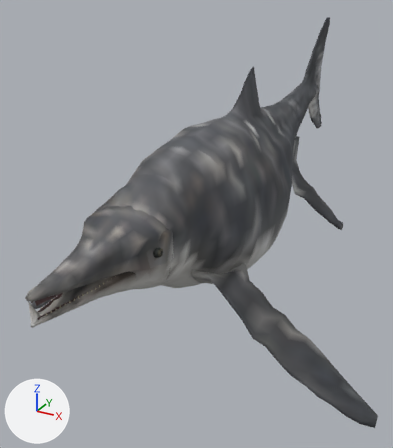
Renders of the glTF model public/assets/triassic/creatures/shonisaurus.lod1.glb from each side of a commit.
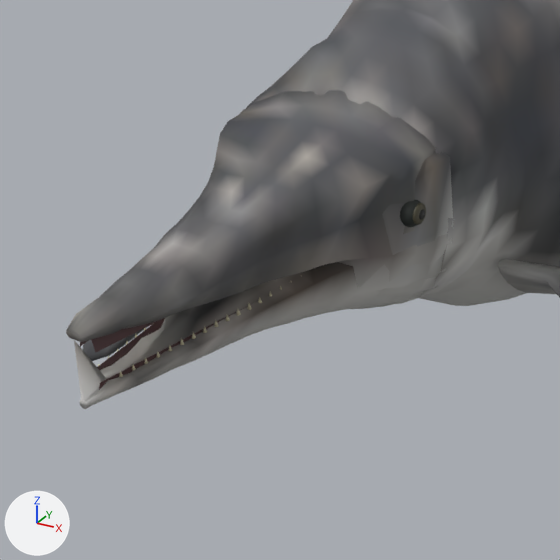
Old and new are each drawn whole from a 50 mm lens placed at (2.26, -4.99, 1.86), pointed at (-0.28, -0.37, -0.45) and again close up on the part from 0% to 55% of the width and 38% to 86% of the height. Lighting does not change. The marker at lower left points along +X, +Y and +Z. The first two pictures are the older version. Vertices at exactly the same position are counted once.

Names of what the first close-up shows: 'Oral floor', 'Oral palate', 'Puppet lower rostrum', 'Puppet measured trunk', 'Puppet pectoral L', 'Puppet upper rostrum' and 5 more.
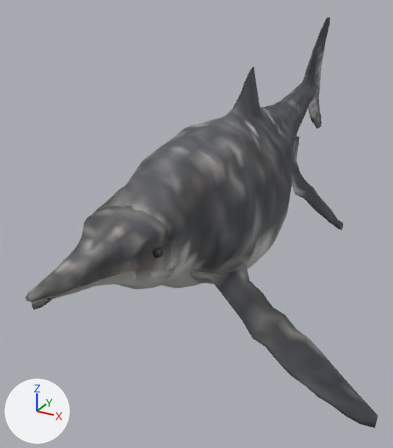
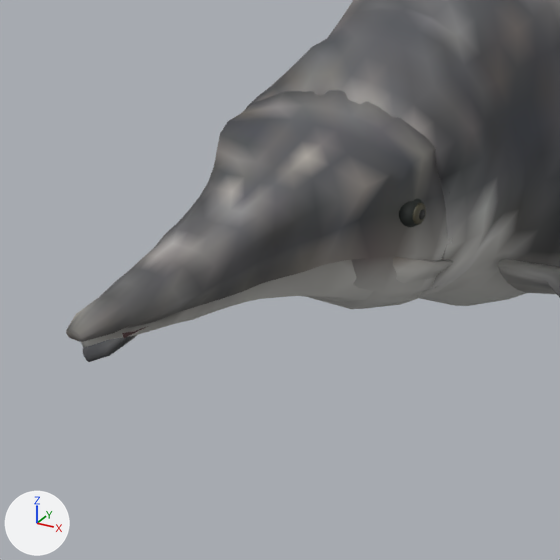
Pixel boxes [x1, y1, x2, y2] of what changed, in the close-ups (560 x 560 px; the box of a moved part takes in the faces that stretch with it):
'Puppet lower rostrum', reshaped: before [74, 91, 453, 409]; after [81, 257, 453, 347]
'Oral floor', reshaped (not visible afterwards): before [97, 307, 246, 390]
'Oral palate', reshaped (mostly hidden afterwards): before [80, 318, 164, 353]; after [122, 326, 148, 338]
part 3 of me_puppet_lower_rostrum, moved or reshaped: before [74, 263, 446, 409]; after [81, 261, 446, 347]
part 4 of me_puppet_lower_rostrum, recoloured: before [74, 109, 453, 408]; after [82, 260, 453, 347]

Patch to the scene script:
```diff
--- a/public/assets/triassic/creatures/shonisaurus.lod1.glb.py
+++ b/public/assets/triassic/creatures/shonisaurus.lod1.glb.py
@@ me_oral_floor @@
 # used by ob_oral_floor; location = (0.0, 0.0, 0.0)
-me_oral_floor.from_pydata(...)  # 162 vertices, 272 faces; spans x -0.209..0.209, y -2.952..-1.956, z -0.126..-0.03
+me_oral_floor.from_pydata(...)  # 162 vertices, 272 faces; spans x -0.209..0.209, y -2.859..-1.954, z -0.121..0.109
+# me_oral_floor part 1: 162 of 162 vertices moved; they spanned x -0.209..0.209, y -2.952..-1.956, z -0.126..-0.03 and now span x -0.209..0.209, y -2.859..-1.954, z -0.121..0.109; mean shift (0.0, 0.046, 0.083)
 me_oral_floor.materials.append(mat_oral_underside)
@@ me_oral_palate @@
 # used by ob_oral_palate; location = (0.0, 0.0, 0.0)
-me_oral_palate.from_pydata(...)  # 162 vertices, 272 faces; spans x -0.209..0.209, y -2.952..-1.956, z 0.018..0.114
+me_oral_palate.from_pydata(...)  # 162 vertices, 272 faces; spans x -0.209..0.209, y -2.868..-1.956, z 0.018..0.111
+# me_oral_palate part 2: 153 of 162 vertices moved; they spanned x -0.188..0.188, y -2.952..-2.015, z 0.02..0.114 and now span x -0.19..0.19, y -2.868..-2.01, z 0.02..0.111; mean shift (0.0, 0.044, -0.002); largest move (0.025, -2.952, 0.054) -> (0.036, -2.868, 0.051)
 me_oral_palate.materials.append(mat_oral_underside)
@@ me_puppet_lower_rostrum @@
 # used by ob_puppet_lower_rostrum; location = (0.0, 0.0, 0.0)
-me_puppet_lower_rostrum.from_pydata(...)  # 288 vertices, 572 faces; spans x -0.367..0.372, y -2.988..-1.902, z -0.332..0.345
+me_puppet_lower_rostrum.from_pydata(...)  # 288 vertices, 572 faces; spans x -0.367..0.372, y -2.96..-1.902, z -0.332..0.108
+# me_puppet_lower_rostrum part 3: 279 of 288 vertices moved; they spanned x -0.367..0.372, y -2.988..-1.902, z -0.304..0.345 and now span x -0.367..0.372, y -2.96..-1.902, z -0.302..0.108; mean shift (0.0, 0.012, 0.064); largest move (0.0, -1.902, 0.345) -> (0.0, -1.902, -0.114)
+# me_puppet_lower_rostrum part 4: 241 kept faces spanning x -0.367..0.372, y -2.96..-1.902, z -0.15..0.108 get new vertex colours; the middle colour goes from grey #8f8b87 to grey #93908b
 me_puppet_lower_rostrum.materials.append(mat_body_skin_puppet)
```
